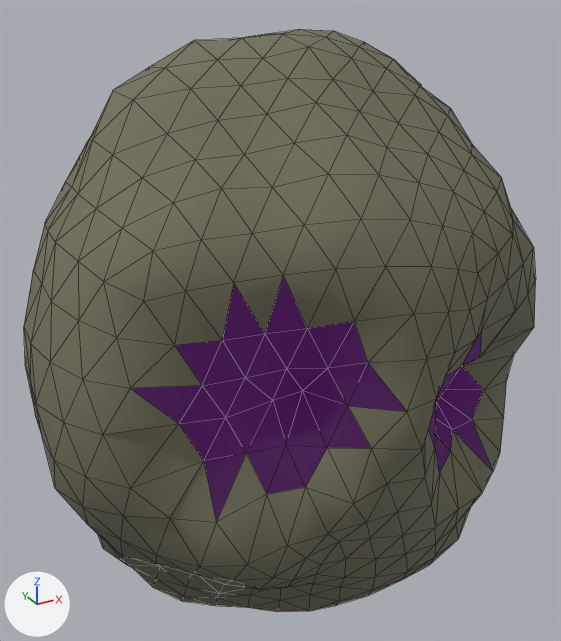
The glTF model assets/asteroids/asteroid_med_28.glb as it was, and as the next commit left it.
The view is the same before and after, from a 50 mm camera at (-1.33, -2.29, 1.3) aimed at (-0.04, 0.06, 0.12). The axes (+X, +Y, +Z) are drawn at lower left. The lights are the same throughout. The picture after the commit comes second. Mesh edges are drawn as thin lines.

Objects in the first picture: 'asteroid_med_28'.
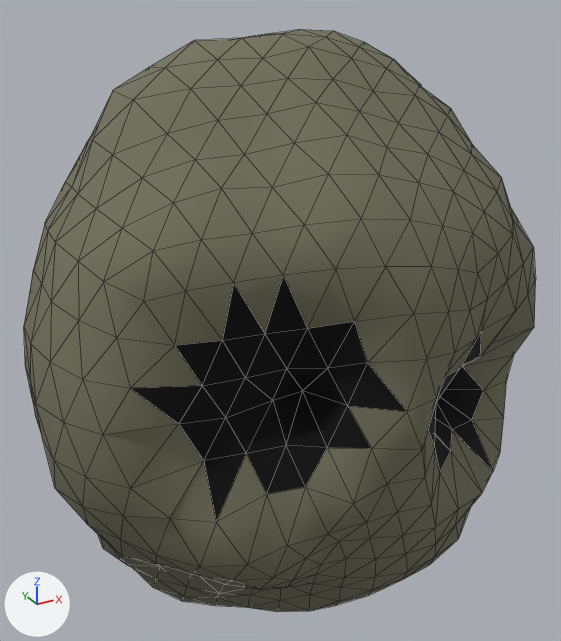
Boxes (x1, y1, x2, y2) around the edits, measured in the pictures (561 x 641 px):
'asteroid_med_28', recoloured, surface changed (darker)
    both: (130, 274, 494, 523)

Diff of the bpy script that builds the scene:
```diff
--- a/assets/asteroids/asteroid_med_28.glb.py
+++ b/assets/asteroids/asteroid_med_28.glb.py
@@ mat_crater_asteroid_med_28 @@
 mat_crater_asteroid_med_28.roughness = 1.0
-mat_crater_asteroid_med_28.emission_color = (0.042, 0.0, 0.063)  # dark purple #3a0047
-mat_crater_asteroid_med_28.emission_strength = 1.0
```
